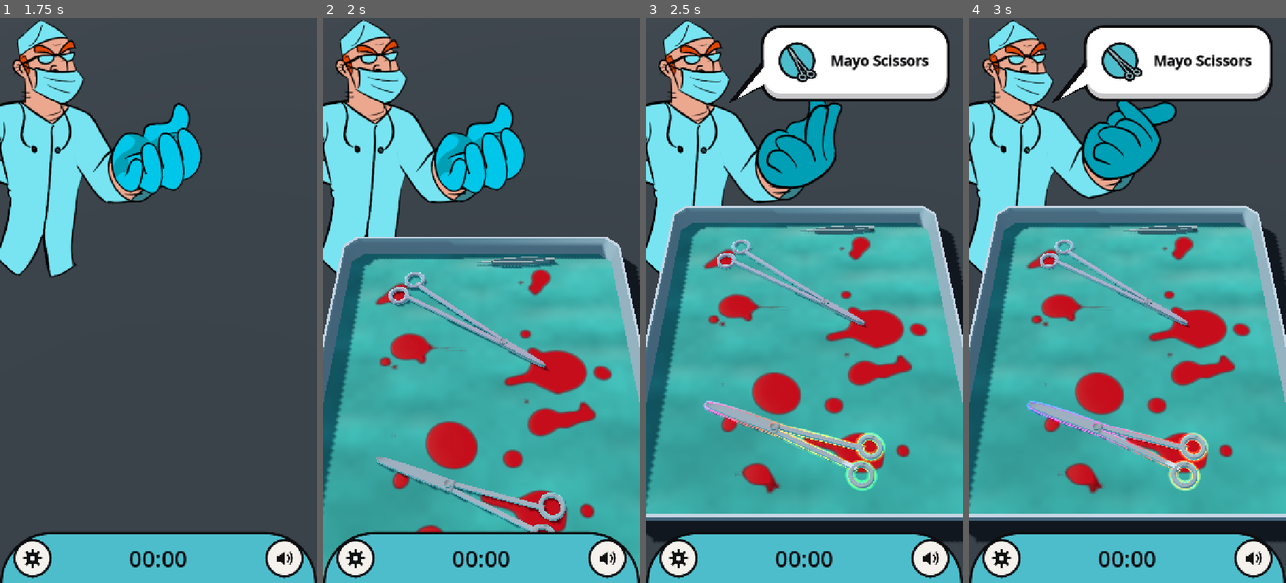
Above: before the commit, frames 1-4 (left to right).
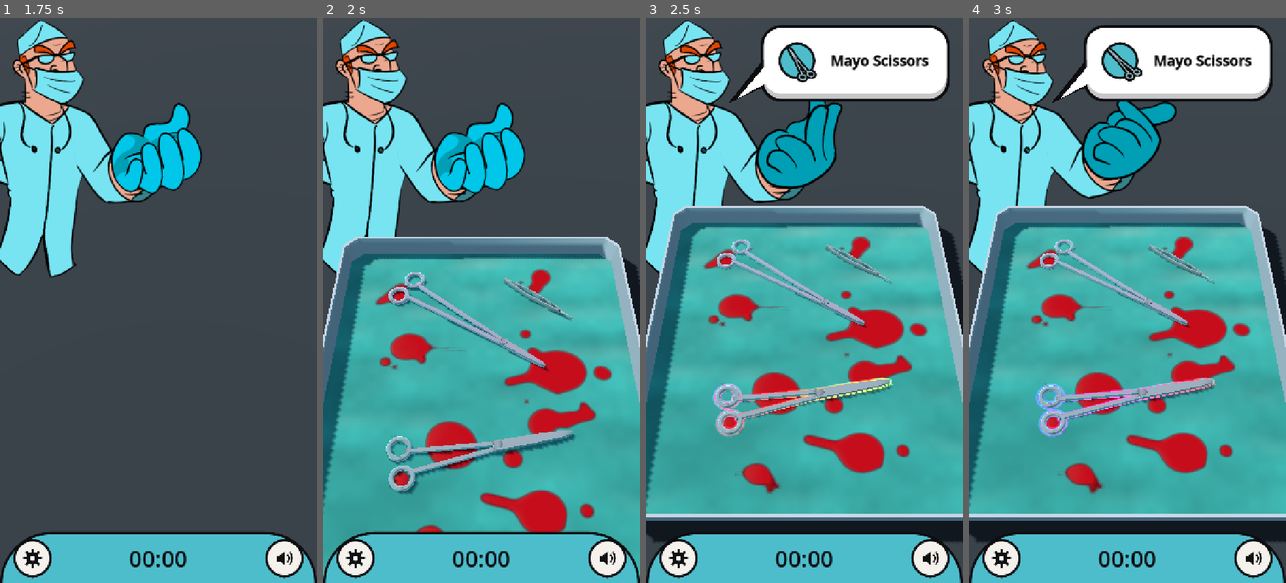
Above: after the commit, the same moments.

Repository: optimisticlucio/untitled-game-jam-game
Game: Godot game, scene res://ui/main_menu.tscn
Same seed, same stepped clock (60 frames per second), same inputs: the game is played once before the commit and once after it.
Inputs (mouse positions are in pixels of both pictures, inside the frame that each line leads up to):
- Up to frame 1 (1.75 s): click "Play" at 0.5 s; click (158, 114) at 1.27 s
- Up to frame 2 (2 s): no input
- Up to frame 3 (2.5 s): tap Enter at 2 s; move the mouse to (874, 272) at 2.02 s; click (874, 272) at 2.17 s
- Up to frame 4 (3 s): drag from (1064, 328) to (1111, 413) at 2.77 s

Frame 1 is identical in both runs. In frame 2, 4.1% of the frame differs, in the area x 16-80%, y 42-91%; in frame 3, 4.2%; in frame 4, 4.2%, in the area x 18-78%, y 36-84%.

Commit message:
Tools stay where they can be reached: every tool's middle on screen
The tray overhangs the screen edges a little, so a tiny tool could come to
rest past one and be unreachable. With its camera set, the Tray now lays
tools out, throws rejected ones back and returns dropped ones only where
their middle is at least screen_margin_pixels (40) inside the screen, judged
with the tray at rest (it's filled off screen). Large tools may still stick
out. A loose tool whose middle drifts past the actual screen edge is flown
back like one leaving the tray.

Across 200 fills of a 19-tool tray at 720x1280, tool middles off screen went
from 3 (up to 29 px out) to 1 (4 px, a tool starting on top of the pile),
and the grabber brings that one back.

Co-Authored-By: Claude Opus 5.5 <noreply@anthropic.com>

Diff:
--- a/gameplay/tool_grabber.gd
+++ b/gameplay/tool_grabber.gd
@@ -12,8 +12,8 @@
 ## - over hand_off_zone: tool_handed is emitted, and the listener decides.
 ## - anywhere else: flown back to the nearest spot on the tray, and the pile
 ##   gets a small nudge.
-## A loose tool that leaves the tray by itself (see off_tray_margin) is flown
-## back the same way.
+## A loose tool that leaves the tray by itself (see off_tray_margin), or whose
+## middle goes off screen (Tray.on_screen), is flown back the same way.
 ## Works with mouse and touch (Godot turns single touches into mouse events).
 ## It also owns every highlight on the tools (held, hint() and reject()), so
 ## they never fight over a tool's look. A highlight is a light glow (the
@@ -248,7 +248,8 @@
 	for tool in tray.tools():
 		if tool.freeze or _flying.has(tool) or not tool.can_process():
 			continue
-		if not tray.contains(tool.global_position, -off_tray_margin):
+		# Off screen only past the very edge, so one put back just inside the margin stays put.
+		if not tray.contains(tool.global_position, -off_tray_margin) or not tray.on_screen(tool.global_position, 0.0):
 			return_to_tray(tool)
 
 
--- a/gameplay/tray.gd
+++ b/gameplay/tray.gd
@@ -9,6 +9,12 @@
 ## Zone shapes together. Zone shapes can be any number of boxes and
 ## cylinders, each with its bottom face on the floor.
 
+## The camera the tray is seen through. The tray can be wider than the screen, and a tiny tool
+## past its edge couldn't be reached, so with a camera tools are only laid out and put back where
+## their middle is on screen (see on_screen). Large tools may still stick out. Empty = no limit.
+@export var camera: Camera3D
+## How far inside the screen's edge a tool's middle must be when it's laid out or put back.
+@export var screen_margin_pixels := 40.0
 ## Random spots tried per tool when laying out; the most open one wins.
 @export var placement_tries := 40
 ## Space kept between a laid-out tool and the tray's edge, on top of the
@@ -71,12 +77,27 @@
 	return lowest
 
 
-## A random point on the tray floor.
+## True if the point is on screen, at least margin_pixels inside its edge, as seen with the tray
+## at rest (it's filled off screen, so where it is now doesn't matter). Always true without a
+## camera.
+func on_screen(point: Vector3, margin_pixels := screen_margin_pixels) -> bool:
+	if camera == null:
+		return true
+	var parent := get_parent_node_3d()
+	var rest := parent.global_transform * _rest_position if parent else _rest_position
+	var at_rest := point + rest - global_position
+	if camera.is_position_behind(at_rest):
+		return false
+	var screen := camera.get_viewport().get_visible_rect().grow(-margin_pixels)
+	return screen.has_point(camera.unproject_position(at_rest))
+
+
+## A random point on the tray floor, on screen (see on_screen).
 func random_point() -> Vector3:
 	var bounds := _bounds()
 	for i in 100:
 		var point := bounds.position + bounds.size * Vector3(randf(), 0.0, randf())
-		if contains(point):
+		if contains(point) and on_screen(point):
 			point.y = floor_height(point)
 			return point
 	push_warning("Tray: couldn't find a point inside the Zone shapes")
@@ -100,7 +121,7 @@
 		var spot := start
 		for i in 50:
 			var footprint := _Footprint.new(spot, turn, bounds)
-			if _fits(footprint, margin):
+			if _fits(footprint, margin) and on_screen(footprint.center):
 				break
 			spot = spot.move_toward(Vector3(middle.x, spot.y, middle.z), 0.01)
 		var distance := Vector2(spot.x - point.x, spot.z - point.z).length()
@@ -200,7 +221,7 @@
 		var best: _Footprint
 		for i in placement_tries:
 			var candidate := _Footprint.new(random_point(), randf() * TAU, bounds)
-			if not _fits(candidate, edge_clearance):
+			if not _fits(candidate, edge_clearance) or not on_screen(candidate.center):
 				continue
 			candidate.clearance = INF
 			for other in placed:
--- a/levels/level.tscn
+++ b/levels/level.tscn
@@ -102,7 +102,8 @@
 transform = Transform3D(1, 0, 0, 0, 1, 0, 0, 0, 1, 0, -0.01, 0)
 shape = SubResource("Shape_table")
 
-[node name="Tray" parent="." instance=ExtResource("4_tray")]
+[node name="Tray" parent="." node_paths=PackedStringArray("camera") instance=ExtResource("4_tray")]
+camera = NodePath("../Camera3D")
 
 [node name="Target" type="Node3D" parent="."]
 transform = Transform3D(1, 0, 0, 0, 1, 0, 0, 0, 1, -0.00644, 0.05789, -0.27423)
Not shown, changed: CLAUDE.md
